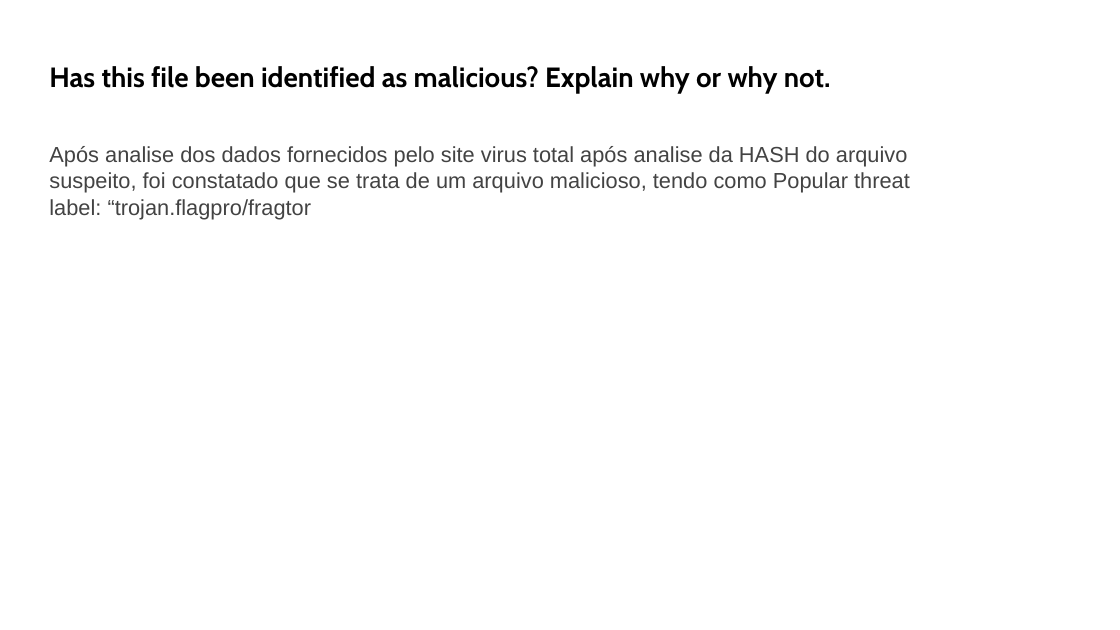
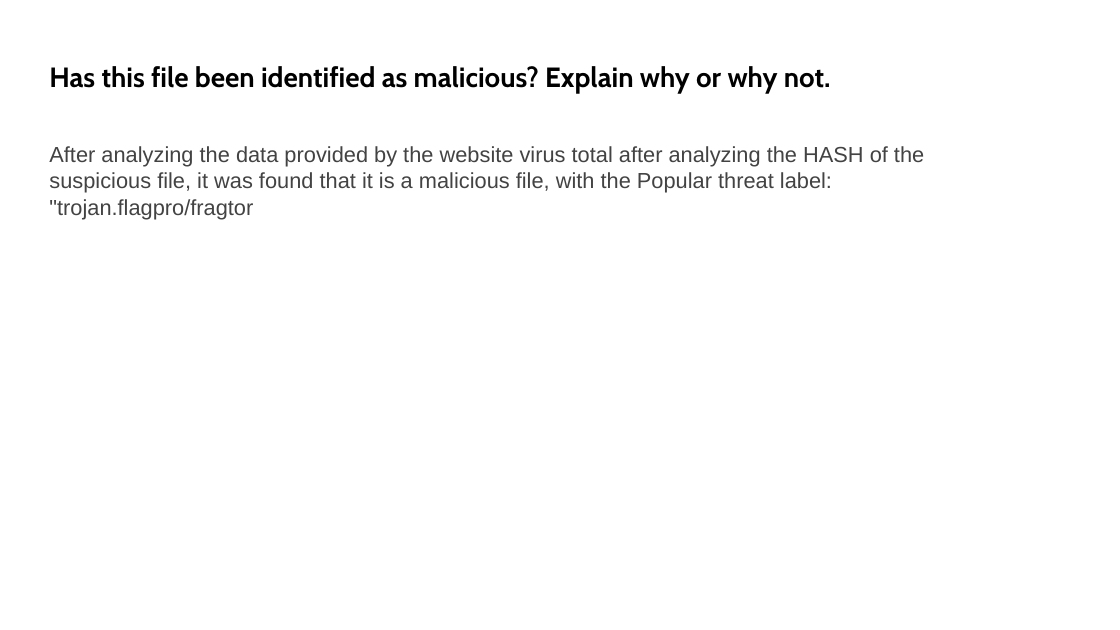
Before and after one commit to Carlosmagno23/google_cybersecurity_course, a slide deck: slide 1 of Pyramid of Pain.pptx. Drawn at 1120x630 pixels with LibreOffice and Linux fonts; fonts in the diff are those of the drawing. Boxes give left, top, right and bottom in pixels: in the first picture for what was removed or moved away, otherwise in the second. Text is boxed around its words. In the diff, an @@ line names an element or a change of style, - is before the commit and + after.

```diff
--- a/Pyramid of Pain.pptx
+++ b/Pyramid of Pain.pptx
@@ text at (49, 146, 924, 219): text changed @@
-Após analise dos dados fornecidos pelo site virus total após analise da HASH do arquivo suspeito, foi constatado que se trata de um arquivo malicioso, tendo como Popular threat label: “trojan.flagpro/fragtor
+After analyzing the data provided by the website virus total after analyzing the HASH of the suspicious file, it was found that it is a malicious file, with the Popular threat label: "trojan.flagpro/fragtor
```
Also in this commit, not shown: 1 other slide changed, 18 other files.
